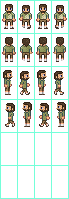
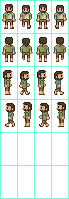
Comparing the layer stacks of the two (69, 199) images. Changes:
painted on "main" over (x1=4, y1=25, x2=64, y2=127)
